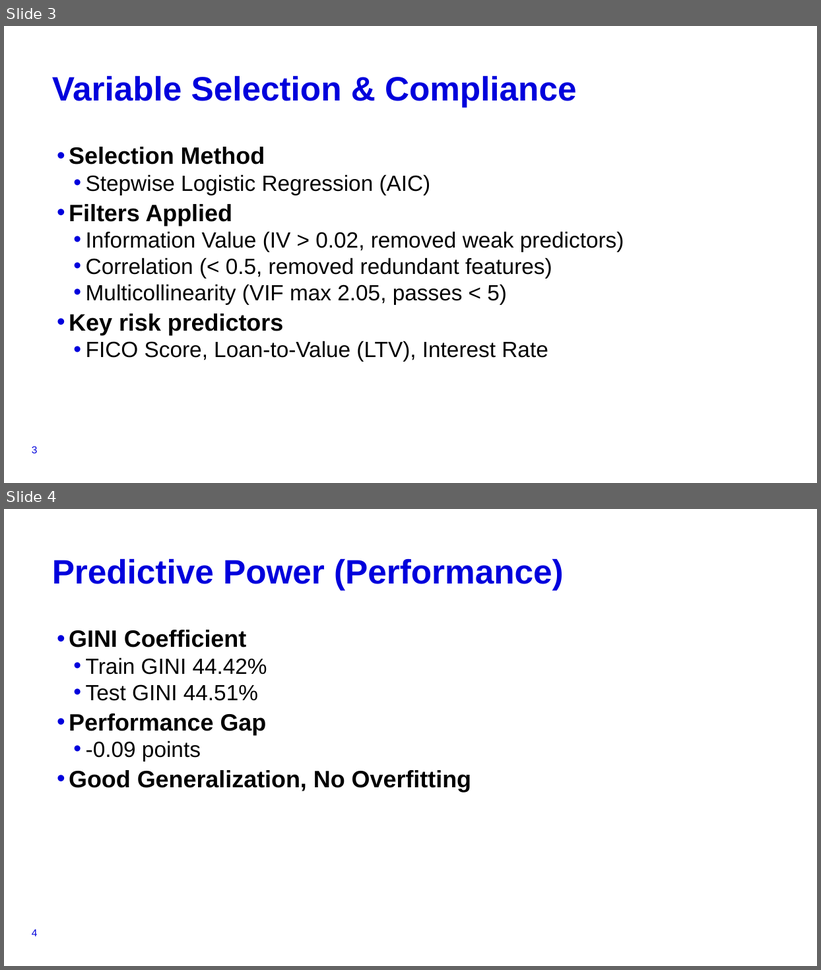
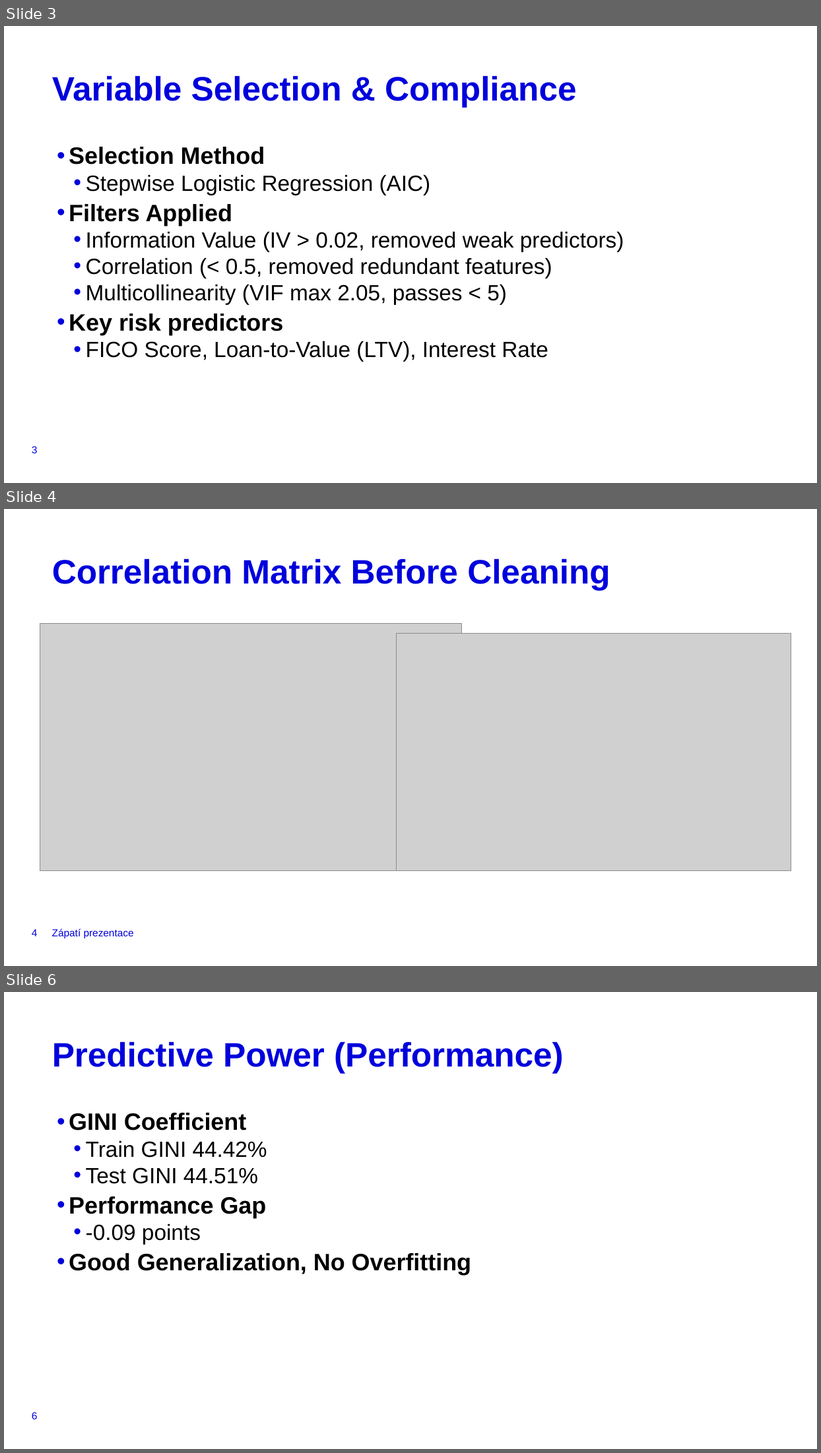
Before and after one commit to konj27/CreditRisk, a slide deck: APRE_Presentation.pptx. Shown one above the other, each under a label of ours: slides 3 and 4 before the commit, slides 3, 4 and 6 after it; the slides between them are not shown. The pictures are 821x970 and 821x1453 pixels, drawn with LibreOffice and Linux fonts; fonts in the diff are those of the drawing; grey boxes stand for pictures; background and template pictures are left out. Boxes give left, top, right and bottom in pixels: in the first picture for what was removed or moved away, otherwise in the second. Text is boxed around its words. In the diff, an @@ line names an element or a change of style, - is before the commit and + after.

Commit message:
adding pictures to the presentation

```diff
--- a/APRE_Presentation.pptx
+++ b/APRE_Presentation.pptx
@@ slide 4 added at <box>4,509,817,966</box>, background #FFFFFF @@
@@ title added at <box>52,559,610,590</box>, 40 pt, text #0000DC, bold @@
+Correlation Matrix Before Cleaning
@@ picture added at <box>40,624,461,871</box> @@
@@ picture added at <box>397,634,791,871</box> @@
@@ page number added at <box>32,929,38,937</box>, 12 pt, text #0000DC @@
+4
@@ text added at <box>52,929,134,939</box>, 12 pt, text #0000DC @@
+Zápatí prezentace
@@ what was slide 4 is now slide 6 @@
@@ page number at <box>32,1412,38,1420</box>: text changed @@
-4
+6
```
Also in this commit, not shown: 4 other slides added.
